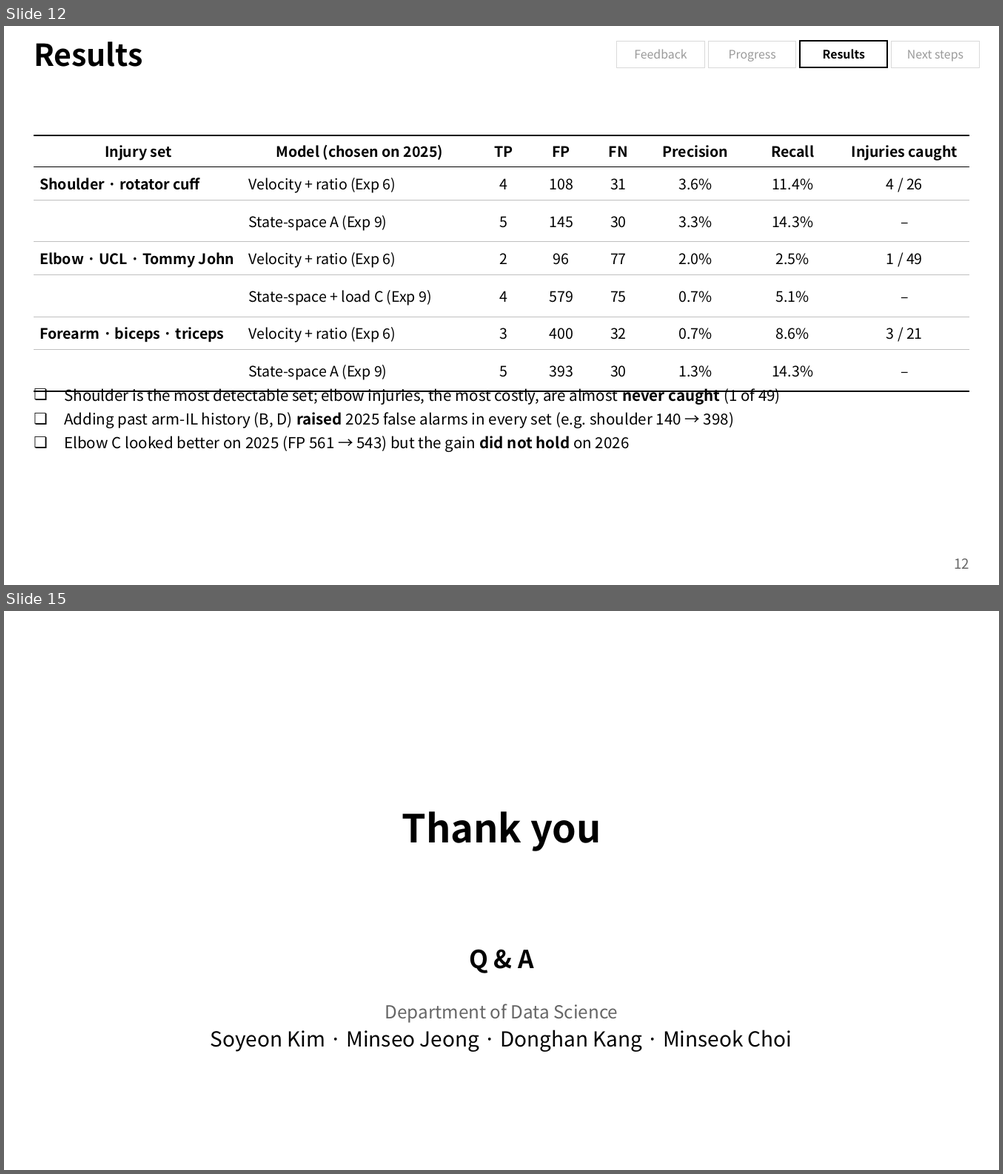
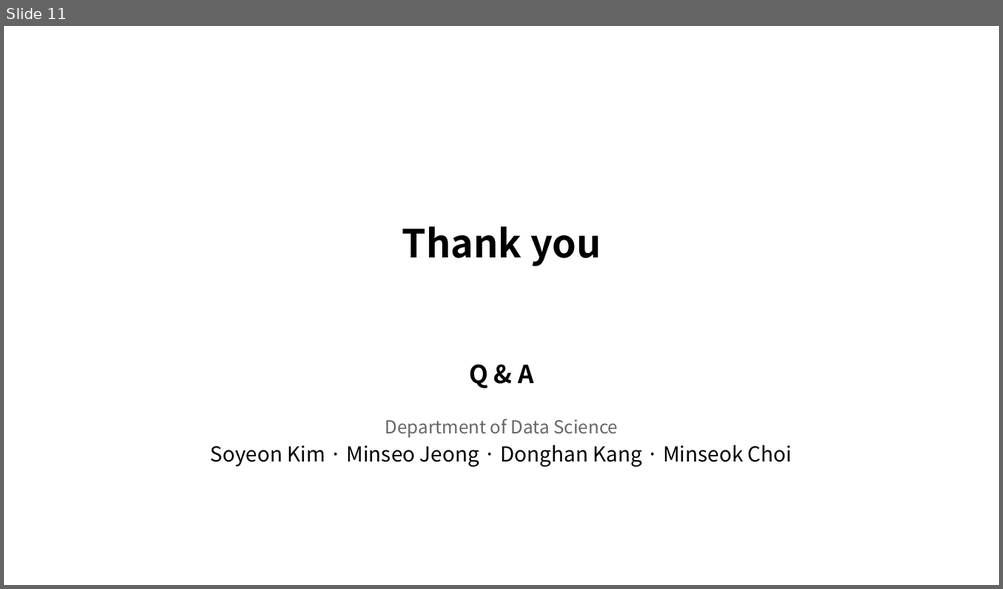
Before and after one commit to chirisjmmm/timeseries, a slide deck: presentation/Pitcher_Injury_Early_Warning_Midterm_EN.pptx. Shown one above the other, each under a label of ours: slides 12 and 15 before the commit, slide 11 after it; the slides between them are not shown. The pictures are 1003x1174 and 1003x589 pixels, drawn with LibreOffice and Linux fonts; fonts in the diff are those of the drawing; background and template pictures are left out. Boxes give left, top, right and bottom in pixels: in the first picture for what was removed or moved away, otherwise in the second. Text is boxed around its words. In the diff, an @@ line names an element or a change of style, - is before the commit and + after.

```diff
--- a/presentation/Pitcher_Injury_Early_Warning_Midterm_EN.pptx
+++ b/presentation/Pitcher_Injury_Early_Warning_Midterm_EN.pptx
@@ slide 12 removed at box(4, 26, 999, 585), background #FFFFFF @@
@@ title removed at box(34, 42, 143, 67) @@
-Results
@@ rectangle removed at box(617, 41, 704, 67) @@
-Feedback
@@ rectangle removed at box(708, 41, 796, 67) @@
-Progress
@@ rectangle removed at box(800, 41, 887, 67) @@
-Results
@@ rectangle removed at box(891, 41, 979, 67) @@
-Next steps
@@ text removed at box(34, 82, 710, 116) @@
-(3) 7-day warning by injury set (2026)
@@ table removed at box(34, 136, 969, 383), 7 rows, 8 columns @@
-Injury set | Model (chosen on 2025) | TP | FP | FN | Precision | Recall | Injuries caught
-Shoulder · rotator cuff | Velocity + ratio (Exp 6) | 4 | 108 | 31 | 3.6% | 11.4% | 4 / 26
- | State-space A (Exp 9) | 5 | 145 | 30 | 3.3% | 14.3% | –
-Elbow · UCL · Tommy John | Velocity + ratio (Exp 6) | 2 | 96 | 77 | 2.0% | 2.5% | 1 / 49
- | State-space + load C (Exp 9) | 4 | 579 | 75 | 0.7% | 5.1% | –
-Forearm · biceps · triceps | Velocity + ratio (Exp 6) | 3 | 400 | 32 | 0.7% | 8.6% | 3 / 21
- | State-space A (Exp 9) | 5 | 393 | 30 | 1.3% | 14.3% | –
@@ text removed at box(64, 389, 780, 452) @@
-❏ Shoulder is the most detectable set; elbow injuries, the most costly, are almost never caught (1 of 49)
-❏ Adding past arm-IL history (B, D) raised 2025 false alarms in every set (e.g. shoulder 140 → 398)
-❏ Elbow C looked better on 2025 (FP 561 → 543) but the gain did not hold on 2026
@@ page number removed at box(953, 559, 969, 569) @@
-12
@@ what was slide 15 is now slide 11 @@
```
Also in this commit, not shown: 7 slides changed, 1 slide added, 4 other slides removed, 2 other files.
